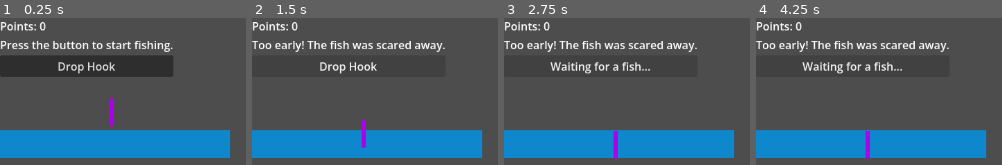
Above: before the commit, frames 1-4 (left to right).
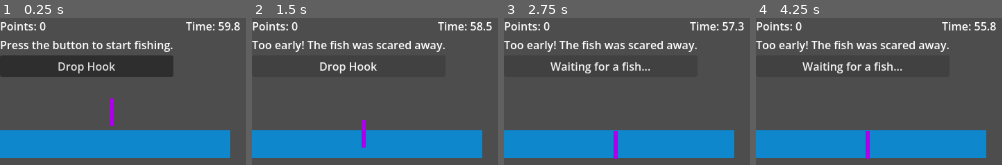
Above: after the commit, the same moments.

Repository: fehudma/godot_projects
Game: Godot game, scene res://Scenes/Main.tscn
The game is run twice, just before and just after one commit, with the same random seed, the same clock (stepped at 60 frames per second) and the same inputs.
Inputs:
- Up to frame 1 (0.25 s): no input
- Up to frame 2 (1.5 s): click "Drop Hook" at 0.5 s; click "Waiting for a fish..." at 1.25 s
- Up to frame 3 (2.75 s): click "Drop Hook" at 2 s
- Up to frame 4 (4.25 s): click "Waiting for a fish..." at 2.75 s; click "Drop Hook" at 3.5 s

The runs differ from the first frame. In frame 1, 0.7% of the frame differs, in the area x 75-98%, y 2-9%; in frame 2, 0.7%; in frame 3, 0.6%; in frame 4, 0.7%.

Commit message:
added a timer, timer label and label actuall counts down time

Diff:
--- a/Scenes/Main.tscn
+++ b/Scenes/Main.tscn
@@ -145,7 +145,19 @@
 [node name="FishCaughtStateSound" type="AudioStreamPlayer" parent="." unique_id=450070937]
 volume_db = -20.0
 
+[node name="SessionTimer" type="Timer" parent="." unique_id=1059133750]
+wait_time = 60.0
+one_shot = true
+
+[node name="SessionTimeLabel" type="Label" parent="." unique_id=343282464]
+layout_mode = 0
+offset_left = 268.0
+offset_right = 333.0
+offset_bottom = 23.0
+text = "Time: 60"
+
 [connection signal="pressed" from="VBoxContainer/ActionButton" to="." method="_on_action_button_pressed"]
 [connection signal="pressed" from="VBoxContainer/TestButton" to="." method="_on_test_button_pressed"]
 [connection signal="timeout" from="BiteTimer" to="." method="_on_bite_timer_timeout"]
 [connection signal="timeout" from="CatchTimer" to="." method="_on_catch_timer_timeout"]
+[connection signal="timeout" from="SessionTimer" to="." method="_on_session_timer_timeout"]
--- a/Scenes/main.gd
+++ b/Scenes/main.gd
@@ -14,6 +14,8 @@
 @onready var hook_drop_sound: AudioStreamPlayer = $HookDropSound
 @onready var fish_bite_state_sound: AudioStreamPlayer = $FishBiteStateSound
 @onready var fish_caught_state_sound: AudioStreamPlayer = $FishCaughtStateSound
+@onready var session_timer: Timer = $SessionTimer
+@onready var session_time_label: Label = $SessionTimeLabel
 
 #============================CONSTs
 const STARTING_SCORE: int = 0
@@ -49,7 +51,6 @@
 ]
 
 var last_caught_fish: Dictionary = {}
-
 #============================HELPERS
 func choose_random_fish() -> Dictionary:
 	var total_weight: int = 0
@@ -84,6 +85,13 @@
 # Called when the node enters the scene tree for the first time.
 func _ready() -> void:
 	randomize()
+	session_timer.start()
+
+func _process(delta: float) -> void:
+	var time_left: float = session_timer.time_left
+	#%.1f means:// f: format a floating-point number // .1: show one digit after the decimal point // 59.9999 becomes 60.0 // 59.94 becomes 59.9 // 8.26 becomes 8.3
+	session_time_label.text = "Time: %.1f" % time_left
+
 
 func _on_action_button_pressed() -> void:
 	if fishing_state == FishingState.FISH_BITING:
@@ -154,8 +162,8 @@
 	status_label.text = "The fish escaped!"
 	action_button.text = "Drop Hook"
 
+func _on_session_timer_timeout() -> void:
+	pass # Replace with function body.
 
 func _on_test_button_pressed() -> void:
-	var random_sound: AudioStream = fish_caught_sounds.pick_random()
-	fish_caught_state_sound.stream = random_sound
-	fish_caught_state_sound.play()
+	print("Session timer started: ", session_timer.time_left)
